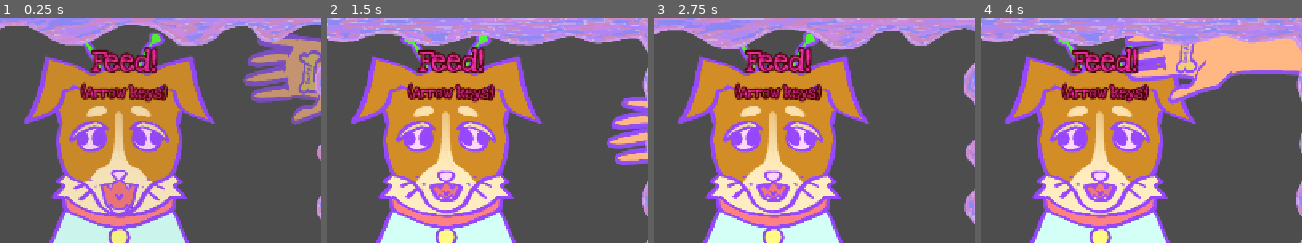
Above: before the commit, frames 1-4 (left to right).
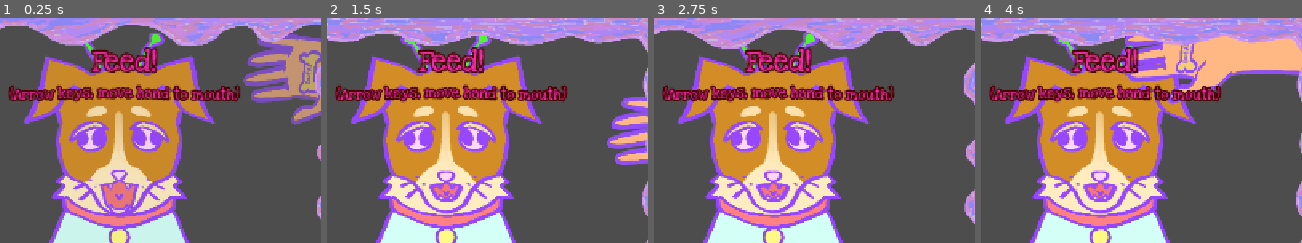
Above: after the commit, the same moments.

Repository: AverySimmons/Laika
Game: Godot game, scene res://01_Source/02_Cockpit/02_Minigames/Feed/feed_minigame.tscn
The game is run twice, just before and just after one commit, with the same random seed, the same clock (stepped at 60 frames per second) and the same inputs. This scene is started directly instead of the project's main scene.
Inputs (mouse positions are % of the whole screen's width and height, from its top left):
- Up to frame 1 (0.25 s): no input
- Up to frame 2 (1.5 s): move the mouse to (90, 45) at 0.52 s; press the mouse at (90, 45) at 0.53 s; hold Right (arrow_right) 0.53-1.28 s; move the mouse to (37, 55) at 1.27 s; release the mouse at (37, 55) at 1.28 s; hold Down (arrow_down) from 1.28 s (still down); click (37, 55) at 1.35 s
- Up to frame 3 (2.75 s): move the mouse to (75, 28) at 2.02 s; release Down (arrow_down) at 2.03 s; press the mouse at (75, 28) at 2.03 s; hold Right (arrow_right) from 2.03 s (still down)
- Up to frame 4 (4 s): move the mouse to (56, 70) at 2.77 s; release Right (arrow_right) at 2.78 s; release the mouse at (56, 70) at 2.78 s; hold Up (arrow_up) 2.78-3.53 s; click (56, 70) at 2.85 s; move the mouse to (100, 65) at 3.52 s; press the mouse at (100, 65) at 3.53 s; hold Left (arrow_left) from 3.53 s (still down)
The pictures show only the part of the screen within x 14-64%, y 0-50%; the shares and areas given below are measured in that part.

The runs differ from the first frame. In frame 1, 3.5% of the frame differs, in the area x 2-75%, y 28-38%; in frame 2, 3.6%; in frame 3, 3.6%; in frame 4, 3.6%.

Commit message:
last tweaks for real this time

Diff:
--- a/01_Source/02_Cockpit/02_Minigames/Feed/feed_minigame.tscn
+++ b/01_Source/02_Cockpit/02_Minigames/Feed/feed_minigame.tscn
@@ -350,7 +350,7 @@
 theme_override_fonts/normal_font = ExtResource("6_ynsru")
 theme_override_font_sizes/normal_font_size = 24
 bbcode_enabled = true
-text = "[wave](Arrow keys)"
+text = "[wave](Arrow keys, move hand to mouth)"
 horizontal_alignment = 1
 vertical_alignment = 1
 
--- a/01_Source/02_Cockpit/02_Minigames/Fetch/fetch_minigame.tscn
+++ b/01_Source/02_Cockpit/02_Minigames/Fetch/fetch_minigame.tscn
@@ -330,7 +330,7 @@
 theme_override_fonts/normal_font = ExtResource("6_g7mcv")
 theme_override_font_sizes/normal_font_size = 24
 bbcode_enabled = true
-text = "[wave](Mouse)"
+text = "[wave](Mouse click and drag)"
 horizontal_alignment = 1
 vertical_alignment = 1
 
--- a/01_Source/02_Cockpit/02_Minigames/Pet/pet_minigame.gd
+++ b/01_Source/02_Cockpit/02_Minigames/Pet/pet_minigame.gd
@@ -4,7 +4,7 @@
 ## sound effects
 ## music
 
-const _NEEDED_MOUSE_DIST = 1200
+const _NEEDED_MOUSE_DIST = 1150
 
 @onready var animation_player: AnimationPlayer = $AnimationPlayer
 @onready var fade_player: AnimationPlayer = $FadePlayer
@@ -41,7 +41,7 @@
 		_mouse_dist += _last_mouse_position.distance_to(local_mouse_pos)
 		if _mouse_dist > _NEEDED_MOUSE_DIST:
 			_open_lock()
-			_spawn_letter_lock("GOOD GIRL!")
+			_spawn_letter_lock("GOOD GIRL")
 			Data.custom_mouse.emit_hearts = false
 
 			var t = create_tween()
--- a/01_Source/02_Cockpit/02_Minigames/Pet/pet_minigame.tscn
+++ b/01_Source/02_Cockpit/02_Minigames/Pet/pet_minigame.tscn
@@ -357,7 +357,7 @@
 theme_override_fonts/normal_font = ExtResource("6_baxod")
 theme_override_font_sizes/normal_font_size = 24
 bbcode_enabled = true
-text = "[wave](Mouse)"
+text = "[wave](Mouse click and drag)"
 horizontal_alignment = 1
 vertical_alignment = 1
 
--- a/01_Source/03_Space/00_Level/meteor_spawner.gd
+++ b/01_Source/03_Space/00_Level/meteor_spawner.gd
@@ -53,4 +53,5 @@
 	meteor.particles = particles
 	meteors.add_child(meteor)
 	meteor.despawnable = true
+	meteor.big_destroyed.connect(get_parent().big_meteor_destroyed)
 	pass
--- a/01_Source/03_Space/00_Level/space_level.tscn
+++ b/01_Source/03_Space/00_Level/space_level.tscn
@@ -140,6 +140,8 @@
 
 [node name="Particles" type="Node" parent="."]
 
+[node name="LifeUps" type="Node" parent="."]
+
 [node name="Meteors" type="Node" parent="."]
 
 [node name="Enemies" type="Node" parent="."]
--- a/01_Source/03_Space/00_Level/space_level_manager.gd
+++ b/01_Source/03_Space/00_Level/space_level_manager.gd
@@ -1,6 +1,9 @@
 extends Node2D
 
+var big_meteor_count = 0
+
 @onready var score_pop_scene = preload("res://01_Source/03_Space/03_Score/score_popup.tscn")
+@onready var health_up_scene = preload("res://01_Source/03_Space/03_Score/life_powerup.tscn")
 
 @onready var starlayer_1: CPUParticles2D = $bg/starlayer1
 @onready var starlayer_2: CPUParticles2D = $bg/starlayer2
@@ -76,6 +79,14 @@
 
 	add_child(player)
 
+func big_meteor_destroyed(pos: Vector2) -> void:
+	big_meteor_count += 1
+	if big_meteor_count >= 3 and player.cur_lives < player.max_lives:
+		big_meteor_count = 0
+		var new_power_up = health_up_scene.instantiate()
+		new_power_up.global_position = pos
+		$LifeUps.call_deferred("add_child", new_power_up)
+
 func start_level() -> void:
 	$UIAP.play("fade_in")
 	await $UIAP.animation_finished
--- a/01_Source/03_Space/01_Player/player_space.gd
+++ b/01_Source/03_Space/01_Player/player_space.gd
@@ -37,6 +37,7 @@
 @onready var sprite: Sprite2D = $Sprite2D
 
 @onready var explosion_scene: PackedScene = preload("res://00_Assets/03_ParticleEffects/ship_explosion.tscn")
+@onready var life_up_particle_scene = preload("res://01_Source/03_Space/03_Score/life_up_explosion.tscn")
 
 func _ready() -> void:
 	sprite.material.set_shader_parameter("alpha", 0)
@@ -144,3 +145,13 @@
 	invincible = false
 
 	pass
+
+
+func _on_pickup_area_area_entered(area: Area2D) -> void:
+	cur_lives += 1
+	SignalBus.change_player_lives.emit(cur_lives)
+	area.queue_free()
+	var new_life_up_particles = life_up_particle_scene.instantiate()
+	new_life_up_particles.global_position = area.global_position
+	particles.add_child(new_life_up_particles)
+	$LifeUp.play()
--- a/01_Source/03_Space/01_Player/player_space.tscn
+++ b/01_Source/03_Space/01_Player/player_space.tscn
@@ -7,6 +7,7 @@
 [ext_resource type="Texture2D" uid="uid://cpt6kohj16ufy" path="res://00_Assets/00_Sprites/space sprites/spaceship_trail_spritesheet.png" id="4_5dqnv"]
 [ext_resource type="AudioStream" uid="uid://dgr2guwscdads" path="res://00_Assets/01_SoundEffects/respawn2.mp3" id="6_oi171"]
 [ext_resource type="AudioStream" uid="uid://doo4k124xixv8" path="res://00_Assets/01_SoundEffects/thrusters_loop.wav" id="7_ysjl5"]
+[ext_resource type="AudioStream" uid="uid://d0kawpikqe4i4" path="res://00_Assets/01_SoundEffects/arcade_ding.mp3" id="8_vi1ps"]
 
 [sub_resource type="ShaderMaterial" id="ShaderMaterial_oi171"]
 shader = ExtResource("2_fk4vd")
@@ -60,6 +61,10 @@
 &"trail": SubResource("Animation_ysjl5")
 }
 
+[sub_resource type="CapsuleShape2D" id="CapsuleShape2D_ysjl5"]
+radius = 36.0
+height = 144.0
+
 [node name="PlayerSpace" type="CharacterBody2D"]
 script = ExtResource("1_bfx4b")
 
@@ -108,3 +113,18 @@
 volume_db = -20.0
 pitch_scale = 3.0
 autoplay = true
+
+[node name="LifeUp" type="AudioStreamPlayer" parent="."]
+stream = ExtResource("8_vi1ps")
+volume_db = 8.0
+pitch_scale = 1.2
+
+[node name="PickupArea" type="Area2D" parent="."]
+collision_layer = 0
+collision_mask = 128
+
+[node name="CollisionShape2D" type="CollisionShape2D" parent="PickupArea"]
+position = Vector2(0, 12)
+shape = SubResource("CapsuleShape2D_ysjl5")
+
+[connection signal="area_entered" from="PickupArea" to="." method="_on_pickup_area_area_entered"]
--- a/01_Source/03_Space/02_Enemies/big_meteor.gd
+++ b/01_Source/03_Space/02_Enemies/big_meteor.gd
@@ -1,9 +1,11 @@
 extends Obstacle
+
+signal big_destroyed(pos: Vector2)
 
 func _ready() -> void:
 	super._ready()
 	hp = 15
-	score = 175
+	score = 200
 	score_size = 2
 	velocity = Vector2(0, 80)
 	radius = randf_range(80, 100)
@@ -28,3 +30,9 @@
 func _on_area_entered(area) -> void:
 	super._on_area_entered(area)
 	pass
+
+func die() -> void:
+	if dying: return
+	big_destroyed.emit(global_position)
+
+	super.die()
--- a/01_Source/03_Space/02_Enemies/melee_enemy.gd
+++ b/01_Source/03_Space/02_Enemies/melee_enemy.gd
@@ -15,8 +15,8 @@
 	type = 0
 	thruster_trail.change_length(0.3)
 	sprite = $Sprite2D
-	score = 75
-	score_size = 1.25
+	score = 125
+	score_size = 1.5
 	pass
 
 func _process(delta: float) -> void:
--- a/01_Source/03_Space/02_Enemies/ranged_enemy.gd
+++ b/01_Source/03_Space/02_Enemies/ranged_enemy.gd
@@ -19,7 +19,7 @@
 	type = 1
 	hp = 3
 	sprite = $Sprite2D
-	score = 100
+	score = 125
 	score_size = 1.5
 	pass
 
--- a/01_Source/03_Space/02_Enemies/small_meteor.gd
+++ b/01_Source/03_Space/02_Enemies/small_meteor.gd
@@ -3,7 +3,7 @@
 func _ready() -> void:
 	super._ready()
 	hp = 2
-	score = 25
+	score = 75
 	score_size = 1.
 	velocity = determine_velocity()
 	radius = randf_range(20, 25)
--- /dev/null
+++ b/01_Source/03_Space/03_Score/life_powerup.gd
@@ -0,0 +1,5 @@
+extends Area2D
+
+func _process(delta: float) -> void:
+	position.y += delta * 80
+	if position.y > 900: queue_free()
--- /dev/null
+++ b/01_Source/03_Space/03_Score/life_powerup.tscn
@@ -0,0 +1,91 @@
+[gd_scene load_steps=10 format=3 uid="uid://e7vdqrcurtp0"]
+
+[ext_resource type="Script" uid="uid://dj8o8lbew24b7" path="res://01_Source/03_Space/03_Score/life_powerup.gd" id="1_2qtiu"]
+[ext_resource type="Texture2D" uid="uid://bqpsmiyp0y6mh" path="res://00_Assets/00_Sprites/space sprites/laika_hp_color.png" id="1_afawr"]
+
+[sub_resource type="CircleShape2D" id="CircleShape2D_2qtiu"]
+radius = 49.0102
+
+[sub_resource type="Curve" id="Curve_2qtiu"]
+_data = [Vector2(0, 0.741573), 0.0, 0.0, 0, 0, Vector2(0.170455, 0.910112), 0.0, 0.0, 0, 0, Vector2(1, 0), 0.135111, 0.0, 0, 0]
+point_count = 3
+
+[sub_resource type="Gradient" id="Gradient_hi8he"]
+offsets = PackedFloat32Array(0, 0.04, 0.2, 0.333333, 1)
+colors = PackedColorArray(0.966667, 0, 1, 1, 0.94902, 0, 0, 1, 0.458966, 0.531116, 1, 1, 0.968627, 0, 1, 1, 1, 1, 1, 0)
+
+[sub_resource type="Gradient" id="Gradient_w5eiy"]
+colors = PackedColorArray(1, 0.447719, 0.956522, 1, 1, 0.301006, 0.599682, 1)
+
+[sub_resource type="Animation" id="Animation_hi8he"]
+resource_name = "flicker"
+length = 0.4
+loop_mode = 1
+tracks/0/type = "value"
+tracks/0/imported = false
+tracks/0/enabled = true
+tracks/0/path = NodePath("Sprite2D:modulate")
+tracks/0/interp = 1
+tracks/0/loop_wrap = true
+tracks/0/keys = {
+"times": PackedFloat32Array(0, 0.2, 0.4),
+"transitions": PackedFloat32Array(1, 1, 1),
+"update": 1,
+"values": [Color(1, 1, 1, 1), Color(1.5, 1, 2, 1), Color(1, 1, 1, 1)]
+}
+
+[sub_resource type="Animation" id="Animation_w5eiy"]
+length = 0.001
+tracks/0/type = "value"
+tracks/0/imported = false
+tracks/0/enabled = true
+tracks/0/path = NodePath("Sprite2D:modulate")
+tracks/0/interp = 1
+tracks/0/loop_wrap = true
+tracks/0/keys = {
+"times": PackedFloat32Array(0),
+"transitions": PackedFloat32Array(1),
+"update": 0,
+"values": [Color(1, 1, 1, 1)]
+}
+
+[sub_resource type="AnimationLibrary" id="AnimationLibrary_oh8nr"]
+_data = {
+&"RESET": SubResource("Animation_w5eiy"),
+&"flicker": SubResource("Animation_hi8he")
+}
+
+[node name="LifePowerup" type="Area2D"]
+collision_layer = 128
+collision_mask = 0
+script = ExtResource("1_2qtiu")
+
+[node name="CollisionShape2D" type="CollisionShape2D" parent="."]
+shape = SubResource("CircleShape2D_2qtiu")
+
+[node name="CPUParticles2D" type="CPUParticles2D" parent="."]
+amount = 10
+lifetime = 0.6
+spread = 180.0
+gravity = Vector2(0, 0)
+initial_velocity_min = 300.0
+initial_velocity_max = 500.0
+angular_velocity_max = 360.0
+damping_max = 100.0
+scale_amount_min = 10.0
+scale_amount_max = 20.0
+scale_amount_curve = SubResource("Curve_2qtiu")
+color_ramp = SubResource("Gradient_hi8he")
+color_initial_ramp = SubResource("Gradient_w5eiy")
+
+[node name="Sprite2D" type="Sprite2D" parent="."]
+position = Vector2(0, 2)
+scale = Vector2(0.4, 0.4)
+texture = ExtResource("1_afawr")
+
+[node name="AnimationPlayer" type="AnimationPlayer" parent="."]
+libraries = {
+&"": SubResource("AnimationLibrary_oh8nr")
+}
+autoplay = "flicker"
+speed_scale = 0.5
--- /dev/null
+++ b/01_Source/03_Space/03_Score/life_up_explosion.gd
@@ -0,0 +1,8 @@
+extends Node2D
+
+@onready var cpu_particles_2d: CPUParticles2D = $CPUParticles2D
+
+func _ready() -> void:
+	cpu_particles_2d.emitting = true
+	await get_tree().create_timer(3).timeout
+	queue_free()
--- /dev/null
+++ b/01_Source/03_Space/03_Score/life_up_explosion.tscn
@@ -0,0 +1,35 @@
+[gd_scene load_steps=5 format=3 uid="uid://buo2holgkwkfe"]
+
+[ext_resource type="Script" uid="uid://bvrpp0k703uv3" path="res://01_Source/03_Space/03_Score/life_up_explosion.gd" id="1_57mx4"]
+
+[sub_resource type="Curve" id="Curve_57mx4"]
+_data = [Vector2(0, 0.741573), 0.0, 0.0, 0, 0, Vector2(0.170455, 0.910112), 0.0, 0.0, 0, 0, Vector2(1, 0), 0.135111, 0.0, 0, 0]
+point_count = 3
+
+[sub_resource type="Gradient" id="Gradient_s5ixg"]
+offsets = PackedFloat32Array(0, 0.04, 0.2, 0.333333, 1)
+colors = PackedColorArray(0.966667, 0, 1, 1, 0.94902, 0, 0, 1, 0.458966, 0.531116, 1, 1, 0.968627, 0, 1, 1, 1, 1, 1, 0)
+
+[sub_resource type="Gradient" id="Gradient_0remb"]
+colors = PackedColorArray(1, 0.447719, 0.956522, 1, 1, 0.301006, 0.599682, 1)
+
+[node name="LifeUpExplosion" type="Node2D"]
+script = ExtResource("1_57mx4")
+
+[node name="CPUParticles2D" type="CPUParticles2D" parent="."]
+emitting = false
+amount = 50
+lifetime = 1.3
+one_shot = true
+explosiveness = 0.9
+spread = 180.0
+gravity = Vector2(0, 0)
+initial_velocity_min = 300.0
+initial_velocity_max = 500.0
+angular_velocity_max = 360.0
+damping_max = 100.0
+scale_amount_min = 10.0
+scale_amount_max = 20.0
+scale_amount_curve = SubResource("Curve_57mx4")
+color_ramp = SubResource("Gradient_s5ixg")
+color_initial_ramp = SubResource("Gradient_0remb")
--- a/project.godot
+++ b/project.godot
@@ -10,7 +10,7 @@
 
 [application]
 
-config/name="Laika"
+config/name="SavingLaika"
 run/main_scene="uid://cf0gmeg6xtgv7"
 config/features=PackedStringArray("4.4", "Forward Plus")
 config/icon="res://icon.svg"
Not shown: 1 places in 01_Source/03_Space/01_Player/player_space.tscn that only renumber resources
Not shown, added: 01_Source/03_Space/03_Score/life_powerup.gd.uid
Not shown, added: 01_Source/03_Space/03_Score/life_up_explosion.gd.uid
